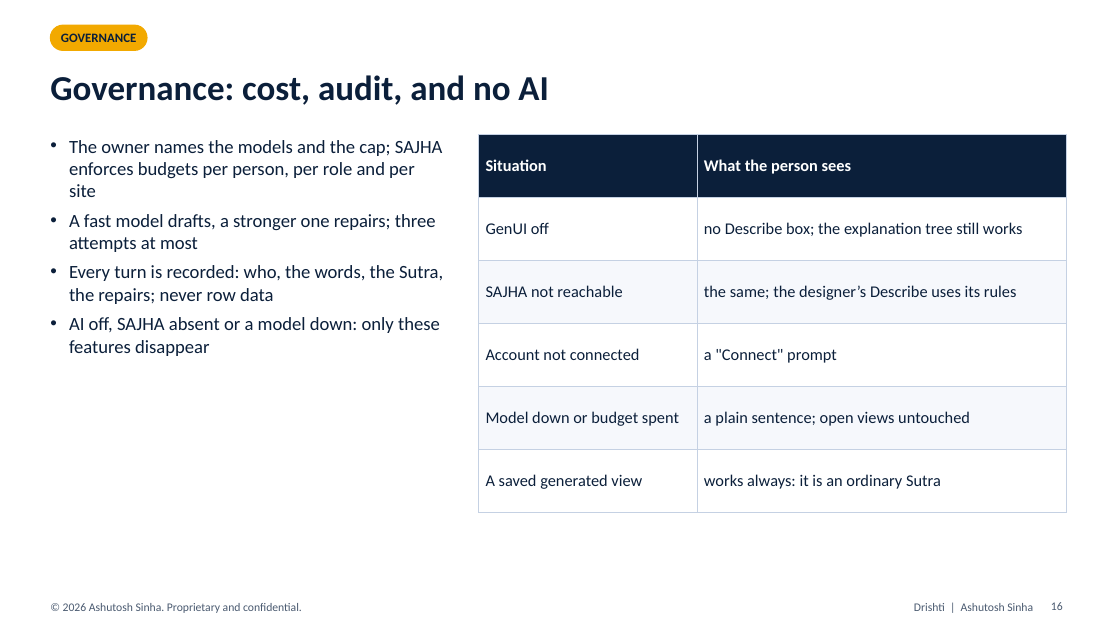
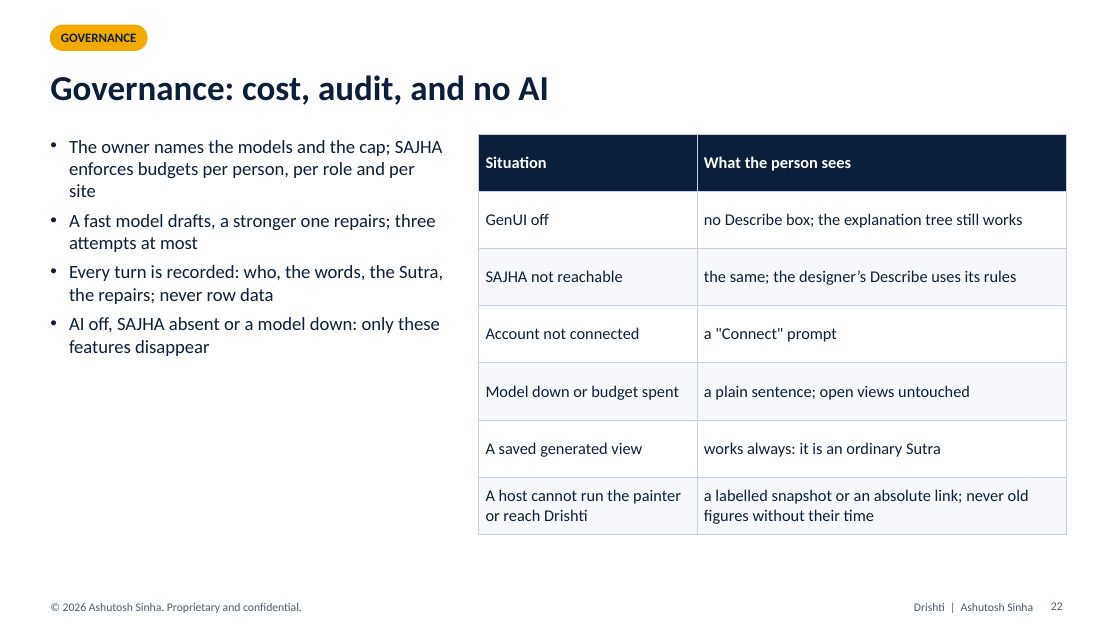
Before and after one commit to ajsinha/drishti, a slide deck: slide 22 of docs/plans/I9_GENUI_SAJHA.pptx (slide 16 before the commit). Drawn at 1120x630 pixels with LibreOffice and Linux fonts; fonts in the diff are those of the drawing. Boxes give left, top, right and bottom in pixels: in the first picture for what was removed or moved away, otherwise in the second. Text is boxed around its words. In the diff, an @@ line names an element or a change of style, - is before the commit and + after.

```diff
--- a/docs/plans/I9_GENUI_SAJHA.pptx
+++ b/docs/plans/I9_GENUI_SAJHA.pptx
@@ table at (479,134,1067,528) @@
+row 7: A host cannot run the painter or reach Drishti | a labelled snapshot or an absolute link; never old figures without their time
@@ page number at (1051,602,1063,610): text changed @@
-16
+22
```
Also in this commit, not shown: 19 other slides changed, 14 slides added.
